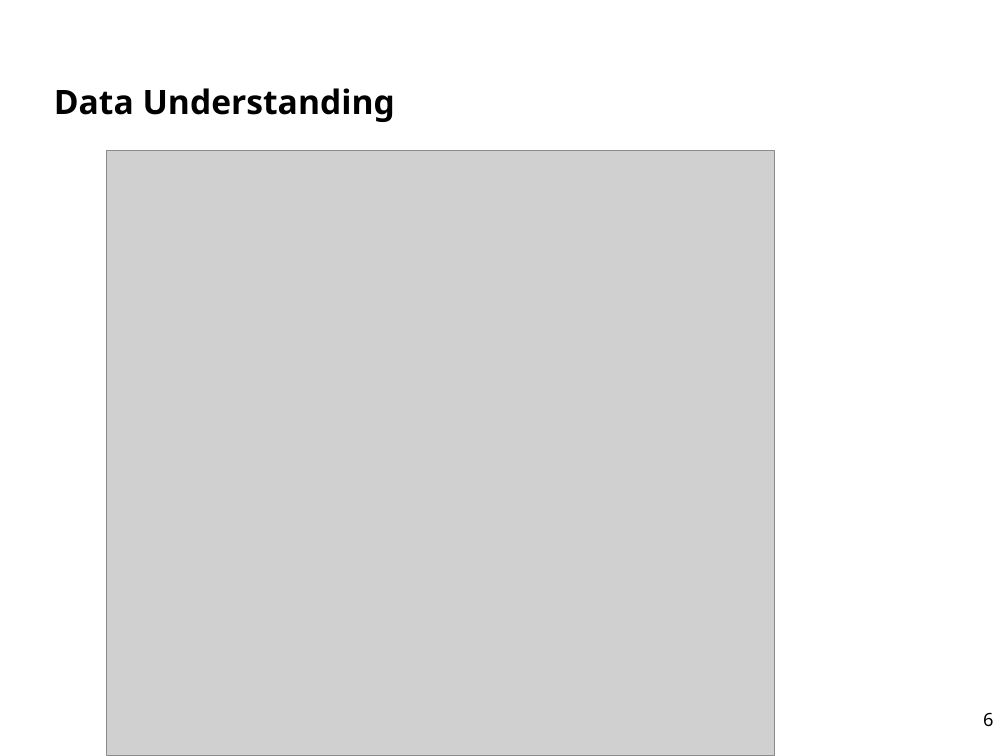
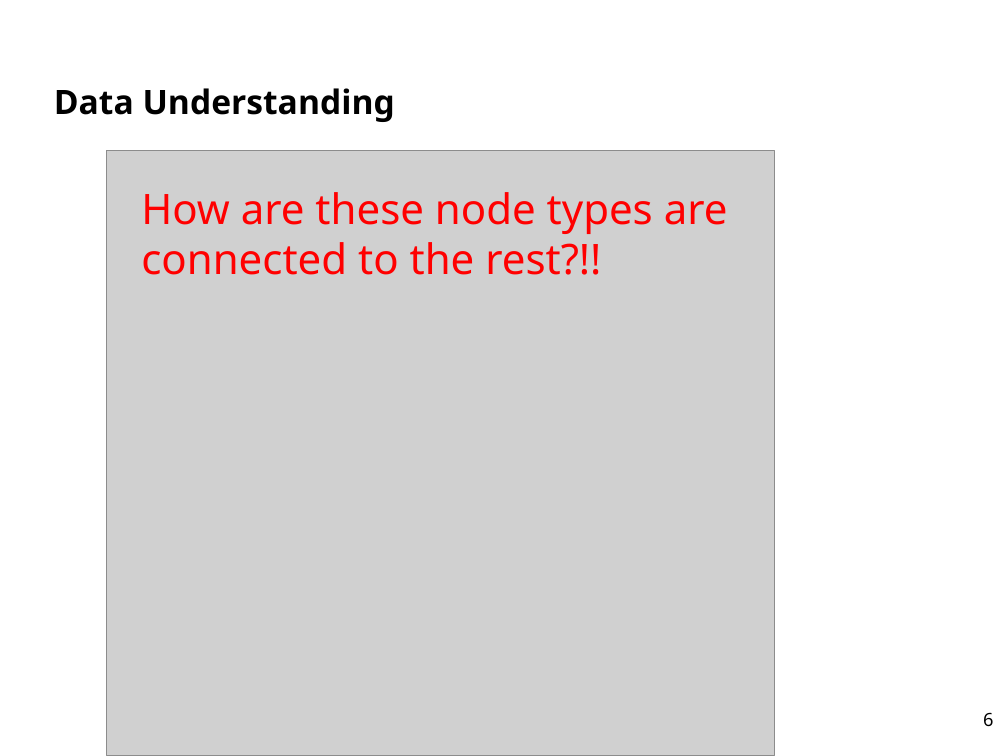
Before and after one commit to AtrayeeNeog/Visualization_2019-20, a slide deck: slide 6 of Documentation/Project_Data_Understanding.pptx. Drawn at 1008x756 pixels with LibreOffice and Linux fonts; fonts in the diff are those of the drawing; grey boxes stand for pictures; background and template pictures are left out. Boxes give left, top, right and bottom in pixels: in the first picture for what was removed or moved away, otherwise in the second. Text is boxed around its words. In the diff, an @@ line names an element or a change of style, - is before the commit and + after.

```diff
--- a/Documentation/Project_Data_Understanding.pptx
+++ b/Documentation/Project_Data_Understanding.pptx
@@ text added at (x1=141, y1=192, x2=728, y2=275), 30 pt, text #FF0000 @@
+How are these node types are connected to the rest?!!
```
Also in this commit, not shown: 2 other slides changed.
